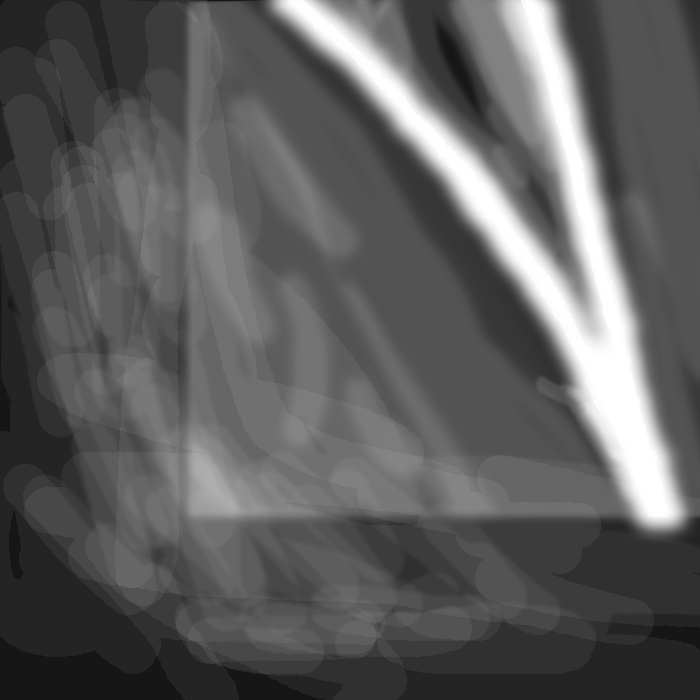
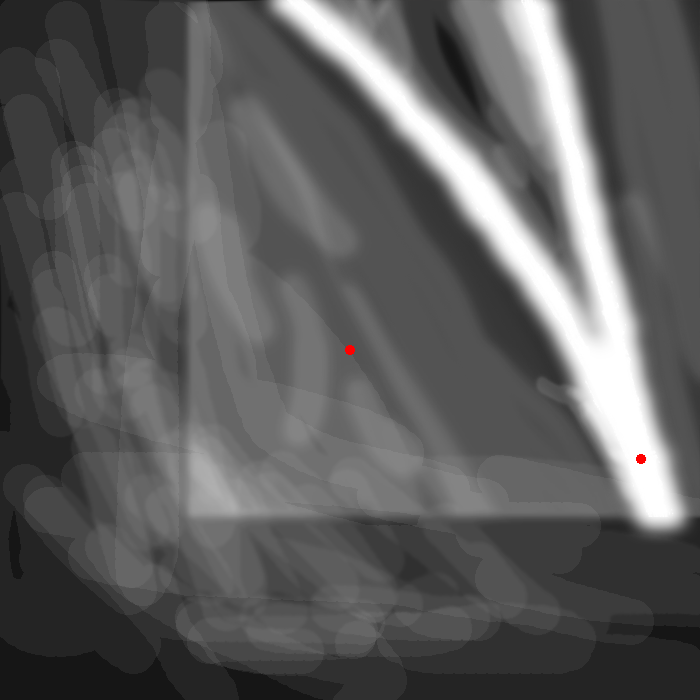
Before/after of a w=700, h=700 layered artwork. What changed in the layer stack:
added layer "marks" above "railroad" over [345,345,647,464]
